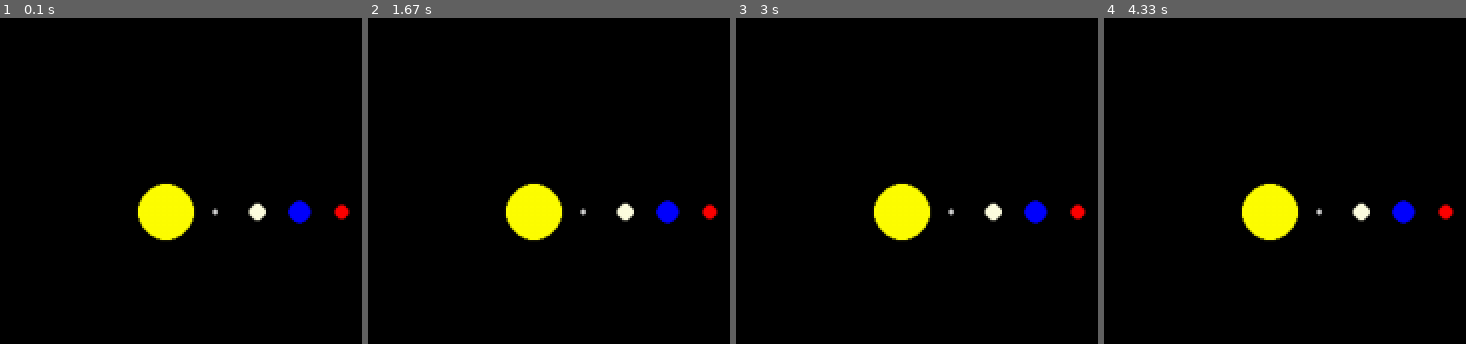
Above: before the commit, frames 1-4 (left to right).
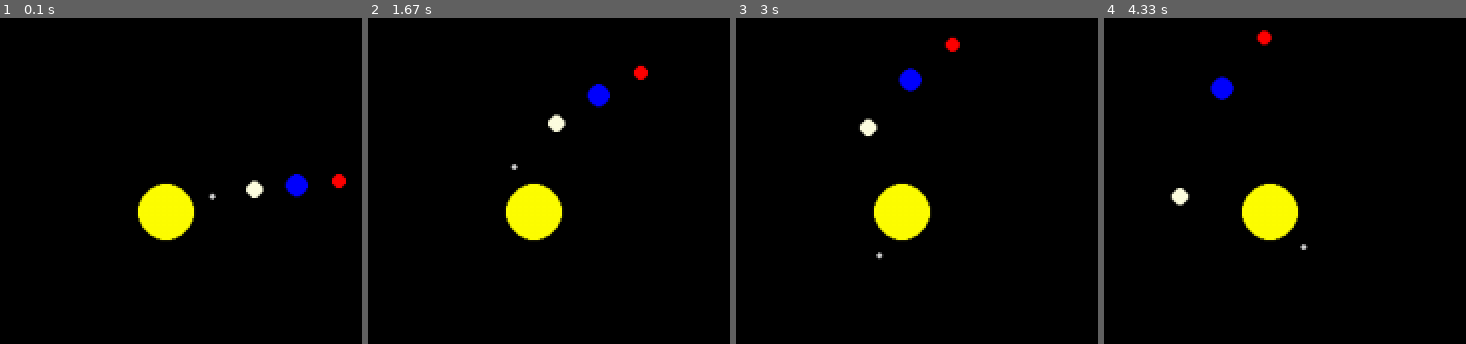
Above: after the commit, the same moments.

Repository: dghohens/PlayingWithPygame
Game: pygame game, started from PlanetSystem.py
Two runs of this game, one before a commit and one after it. Both use one fixed random seed, a clock stepped at 60 frames per second and the inputs below.
Inputs:
- Up to frame 1 (0.1 s): no input
- Up to frame 2 (1.67 s): no input
- Up to frame 3 (3 s): no input
- Up to frame 4 (4.33 s): no input

The runs differ from the first frame. In frame 1, 1.6% of the frame differs, in the area x 57-97%, y 47-64%; in frame 2, 1.5%; in frame 3, 1.6%; in frame 4, 1.6%, in the area x 18-97%, y 3-72%.

Commit message:
Day 48 of 100 days of code, got a solar system simulation working!

Diff:
--- a/PlanetSystem.py
+++ b/PlanetSystem.py
@@ -22,6 +22,49 @@
 
 screen = pygame.display.set_mode((screen_xsize, screen_ysize))
 
+mercury_radius = 35
+mercury_xpos = 35
+mercury_ypos = 1
+mercury_ypositive = True
+
+venus_radius = 65
+venus_xpos = 65
+venus_ypos = 1
+venus_ypositive = True
+
+earth_radius = 95
+earth_xpos = 95
+earth_ypos = 1
+earth_ypositive = True
+
+mars_radius = 125
+mars_xpos = 125
+mars_ypos = 1
+mars_ypositive = True
+
+
+def planetmove(rad, xpos, ypos, ypositive):
+    nearend = rad - abs(xpos)
+
+    '''if nearend <= 2 and ypositive:
+        ypos -= 2
+        if abs(ypos - ((rad **2) - (xpos **2)) ** (1/2)) <= 5:
+            xpos -= 1
+    elif nearend <= 2 and ypositive is False:
+        ypos += 3
+        if abs(ypos - ((rad **2) - (xpos **2)) ** (1/2)) <= 5:
+            xpos += 1'''
+    if ypositive:
+        xpos -= 1
+        ypos = ((rad ** 2) - (xpos ** 2)) ** (1 / 2)
+    else:
+        xpos += 1
+        ypos = ((rad ** 2) - (xpos ** 2)) ** (1 / 2)
+    if ypositive is False:
+        ypos = -1 * ypos
+    return int(xpos), int(ypos)
+
+
 while True:
     clock.tick(30)
     for event in pygame.event.get():
@@ -30,15 +73,51 @@
 
     screen.fill(black)
 
+    if mercury_ypos == 0:
+        if mercury_ypositive:
+            mercury_ypositive = False
+        elif mercury_ypositive is False:
+            mercury_ypositive = True
+    mercury_pos = planetmove(mercury_radius, mercury_xpos, mercury_ypos, mercury_ypositive)
+    mercury_xpos = mercury_pos[0]
+    mercury_ypos = mercury_pos[1]
+
+    if venus_ypos == 0:
+        if venus_ypositive:
+            venus_ypositive = False
+        elif venus_ypositive is False:
+            venus_ypositive = True
+    venus_pos = planetmove(venus_radius, venus_xpos, venus_ypos, venus_ypositive)
+    venus_xpos = venus_pos[0]
+    venus_ypos = venus_pos[1]
+
+    if earth_ypos == 0:
+        if earth_ypositive:
+            earth_ypositive = False
+        elif earth_ypositive is False:
+            earth_ypositive = True
+    earth_pos = planetmove(earth_radius, earth_xpos, earth_ypos, earth_ypositive)
+    earth_xpos = earth_pos[0]
+    earth_ypos = earth_pos[1]
+
+    if mars_ypos == 0:
+        if mars_ypositive:
+            mars_ypositive = False
+        elif mars_ypositive is False:
+            mars_ypositive = True
+    mars_pos = planetmove(mars_radius, mars_xpos, mars_ypos, mars_ypositive)
+    mars_xpos = mars_pos[0]
+    mars_ypos = mars_pos[1]
+
     # Sun
     pygame.draw.circle(screen, yellow, center, 20)
     # Mercury
-    pygame.draw.circle(screen, lightgray, ((screen_xsize//2) + 35, screen_ysize//2), 2)
+    pygame.draw.circle(screen, lightgray, ((screen_xsize//2) + mercury_xpos, (screen_ysize//2) - mercury_ypos), 2)
     # Venus
-    pygame.draw.circle(screen, lightyellow, ((screen_xsize//2) + 65, screen_ysize//2), 6)
+    pygame.draw.circle(screen, lightyellow, ((screen_xsize//2) + venus_xpos, (screen_ysize//2) - venus_ypos), 6)
     # Earth
-    pygame.draw.circle(screen, blue, ((screen_xsize//2) + 95, screen_ysize//2), 8)
+    pygame.draw.circle(screen, blue, ((screen_xsize//2) + earth_xpos, (screen_ysize//2) - earth_ypos), 8)
     # Mars
-    pygame.draw.circle(screen, red, ((screen_xsize//2) + 125, screen_ysize//2), 5)
+    pygame.draw.circle(screen, red, ((screen_xsize//2) + mars_xpos, (screen_ysize//2) - mars_ypos), 5)
     pygame.display.flip()
     pass
